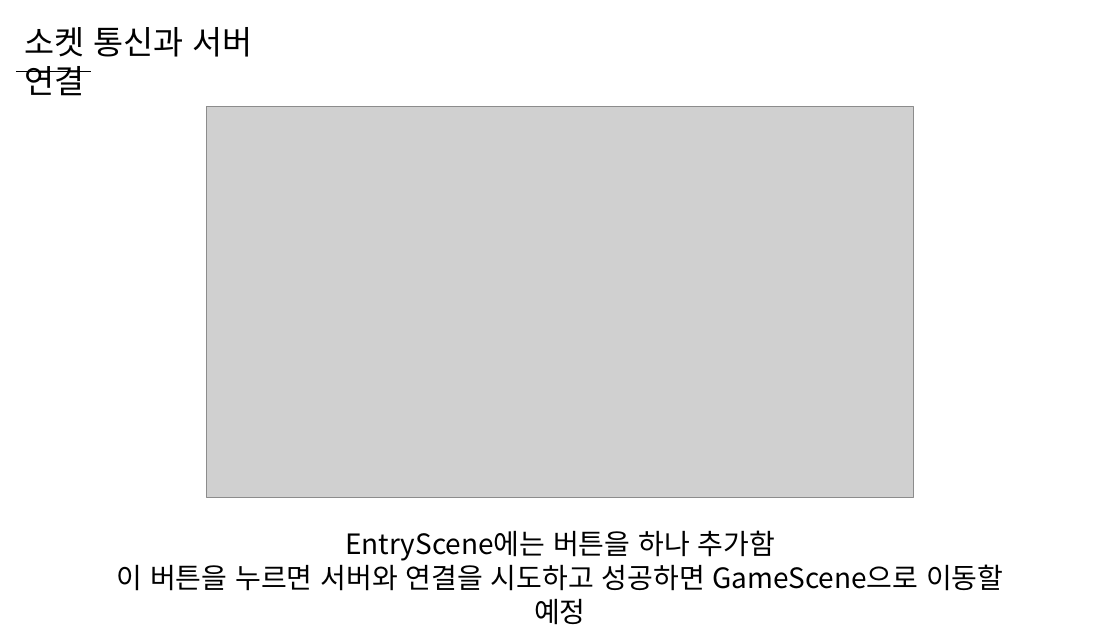
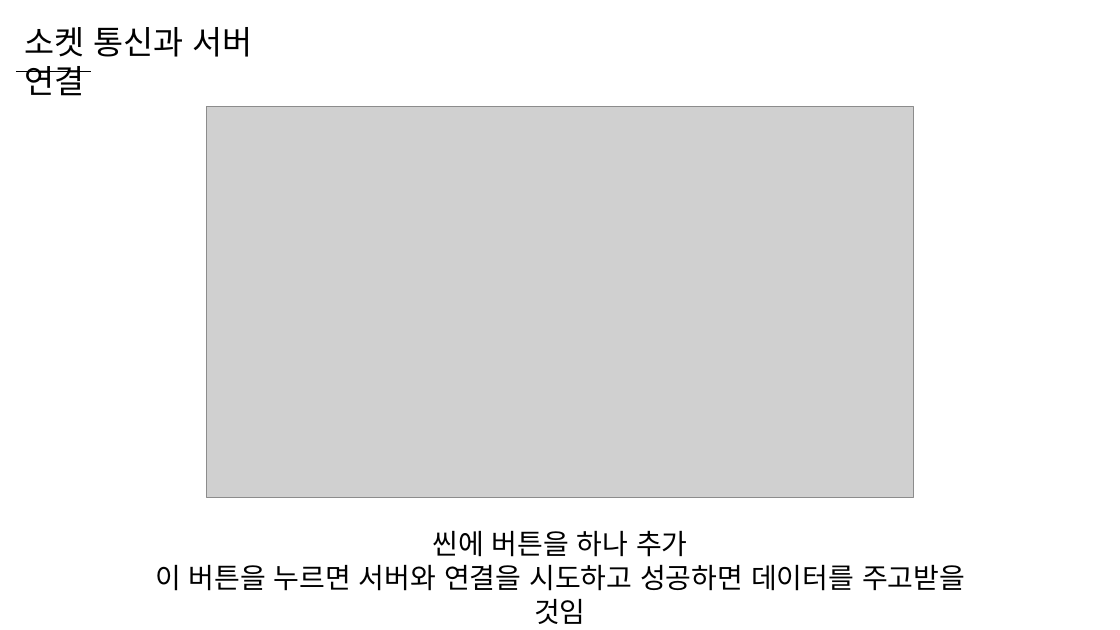
Before and after one commit to WooLyung/2023-Unity-Lecture, a slide deck: slide 35 of Day 1/Day 1.pptx. Drawn at 1120x630 pixels with LibreOffice and Linux fonts; fonts in the diff are those of the drawing; grey boxes stand for pictures. Boxes give left, top, right and bottom in pixels: in the first picture for what was removed or moved away, otherwise in the second. Text is boxed around its words. In the diff, an @@ line names an element or a change of style, - is before the commit and + after.

```diff
--- a/Day 1/Day 1.pptx
+++ b/Day 1/Day 1.pptx
@@ text at [155, 530, 965, 591]: text changed @@
-EntryScene에는 버튼을 하나 추가함
-이 버튼을 누르면 서버와 연결을 시도하고 성공하면 GameScene으로 이동할 예정
+씬에 버튼을 하나 추가
+이 버튼을 누르면 서버와 연결을 시도하고 성공하면 데이터를 주고받을 것임
```
Also in this commit, not shown: 7 other slides changed, 20 slides added, 1 slide removed, 7 other files.
